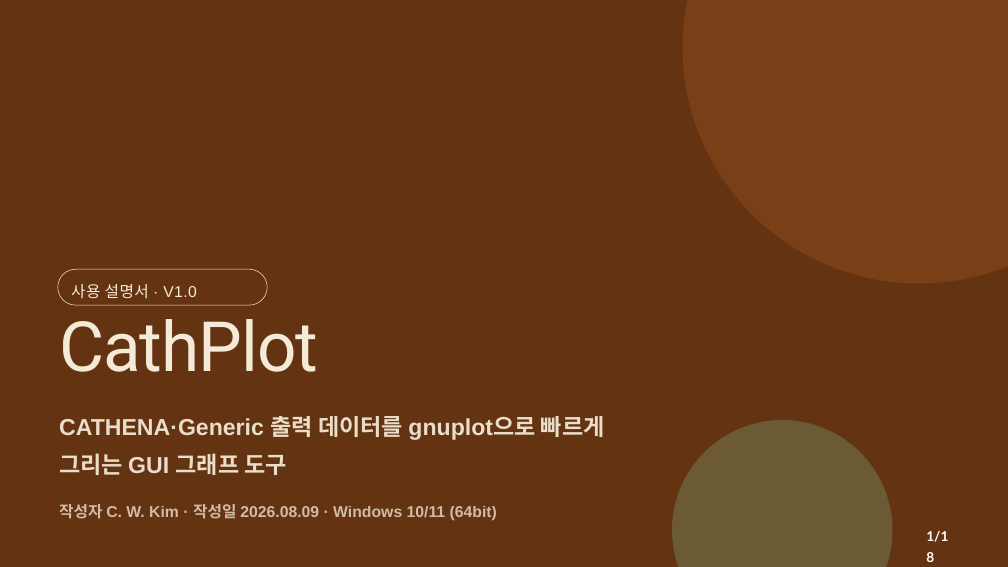
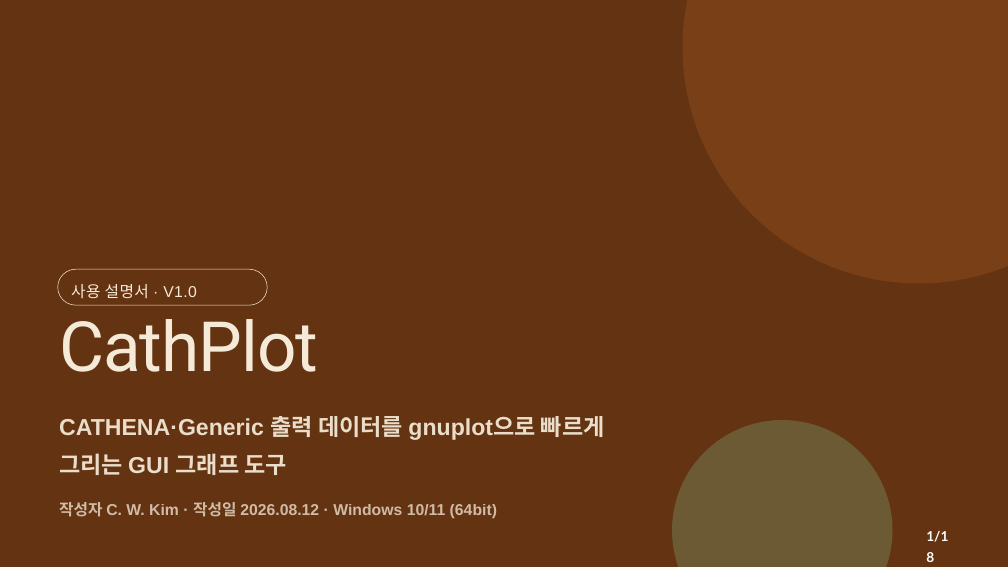
Before and after one commit to CWKIM113/CathPlot_Pub, a slide deck: slide 1 of CathPlot_Deck.pptx. Drawn at 1008x567 pixels with LibreOffice and Linux fonts; fonts in the diff are those of the drawing. Boxes give left, top, right and bottom in pixels: in the first picture for what was removed or moved away, otherwise in the second. Text is boxed around its words. In the diff, an @@ line names an element or a change of style, - is before the commit and + after.

```diff
--- a/CathPlot_Deck.pptx
+++ b/CathPlot_Deck.pptx
@@ text at (59,502,497,519): text changed @@
-작성자 C. W. Kim · 작성일 2026.08.09 · Windows 10/11 (64bit)
+작성자 C. W. Kim · 작성일 2026.08.12 · Windows 10/11 (64bit)
```
Also in this commit, not shown: 10 other slides changed, 1 other file.
